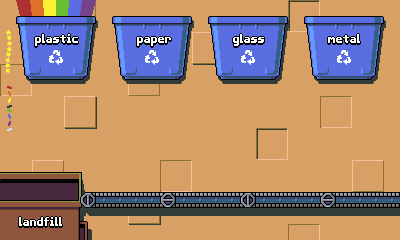
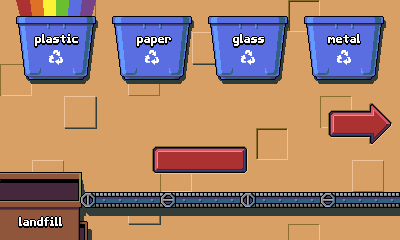
Revision of a layered 400 x 240 image; what changed, layer by layer:
showed "Button", painted on it over 152, 103, 392, 174
hid "Particles" over 5, 30, 12, 131
